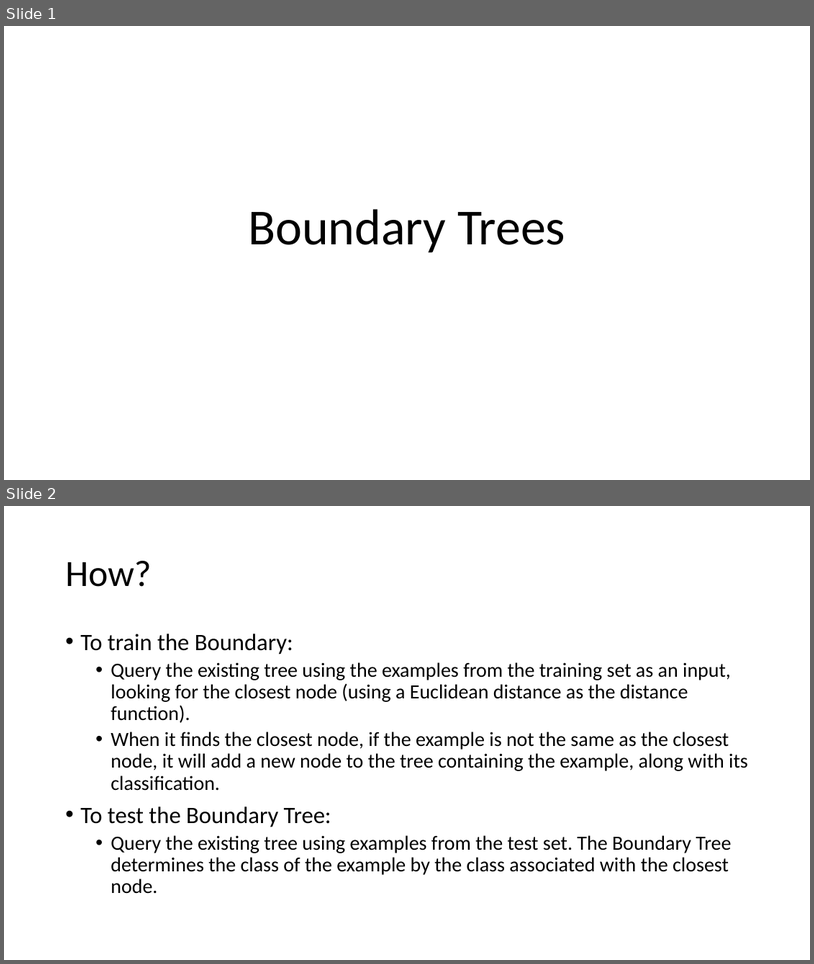
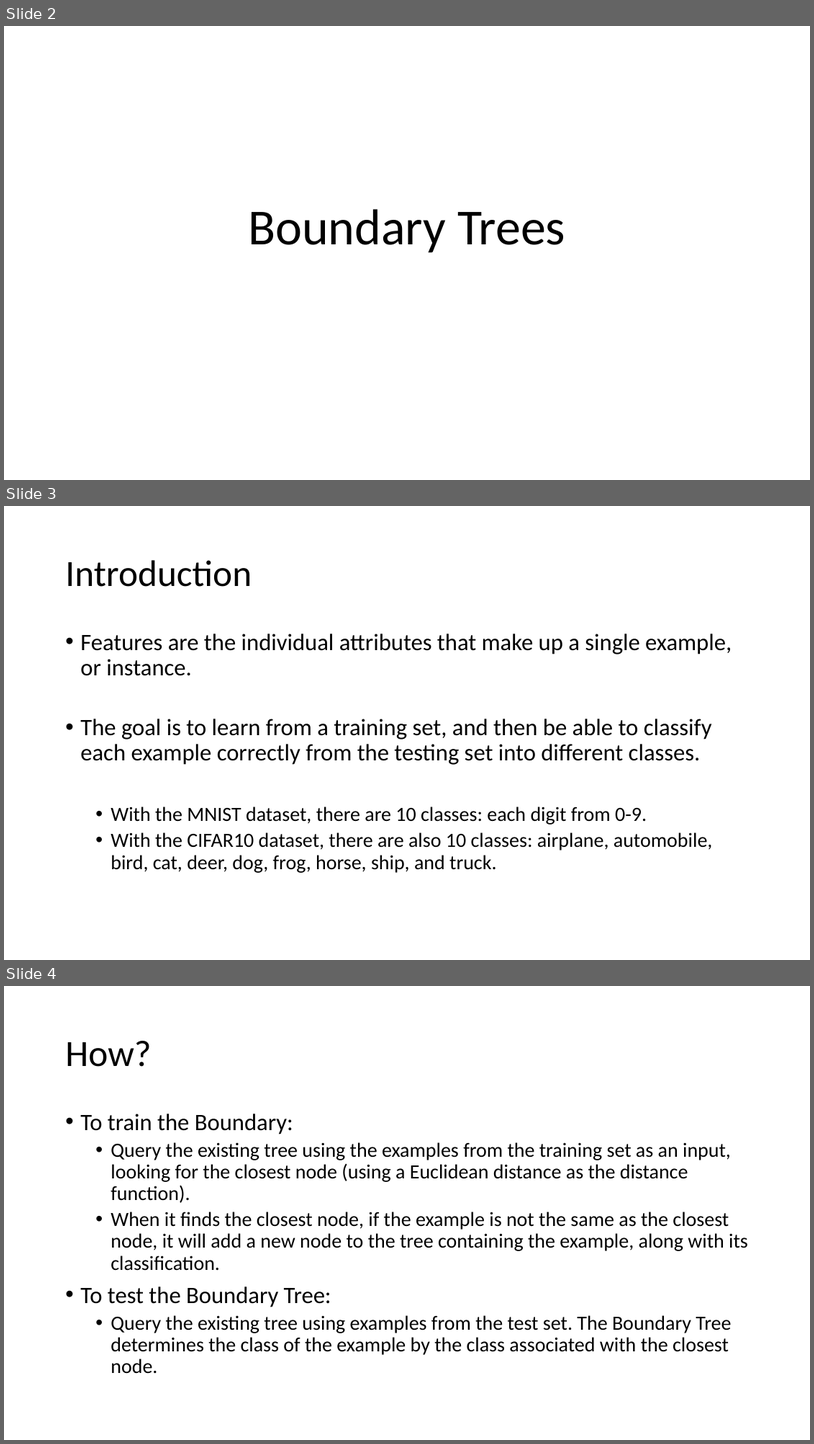
Before and after one commit to jayricco/AIFinalProject, a slide deck: Project/aipresentation.pptx. Shown one above the other, each under a label of ours: slides 1 and 2 before the commit, slides 2, 3 and 4 after it. The pictures are 814x964 and 814x1444 pixels, drawn with LibreOffice and Linux fonts; fonts in the diff are those of the drawing. Boxes give left, top, right and bottom in pixels: in the first picture for what was removed or moved away, otherwise in the second. Text is boxed around its words. In the diff, an @@ line names an element or a change of style, - is before the commit and + after.

```diff
--- a/Project/aipresentation.pptx
+++ b/Project/aipresentation.pptx
@@ slide 3 added at [4, 506, 810, 960], background #FFFFFF @@
@@ title added at [65, 560, 252, 587], 44 pt, text #000000 @@
+Introduction
@@ text added at [80, 633, 732, 872], 28 pt, text #000000 @@
+• Features are the individual attributes that make up a single example, or instance.
+• The goal is to learn from a training set, and then be able to classify each example correctly from the testing set into different classes.
+  • With the MNIST dataset, there are 10 classes: each digit from 0-9.
+  • With the CIFAR10 dataset, there are also 10 classes: airplane, automobile, bird, cat, deer, dog, frog, horse, ship, and truck.
@@ what was slide 1 is now slide 2 @@
@@ what was slide 2 is now slide 4 @@
```
Also in this commit, not shown: 1 other slide added.
